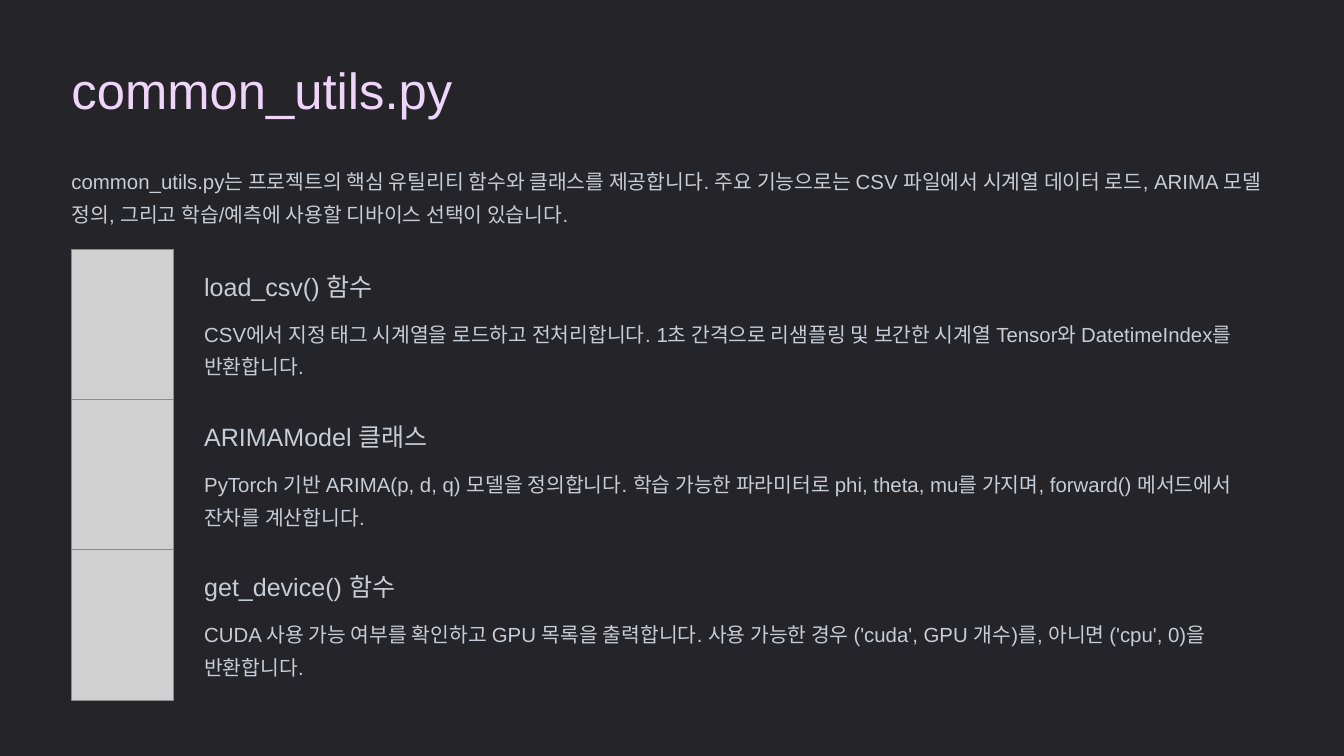
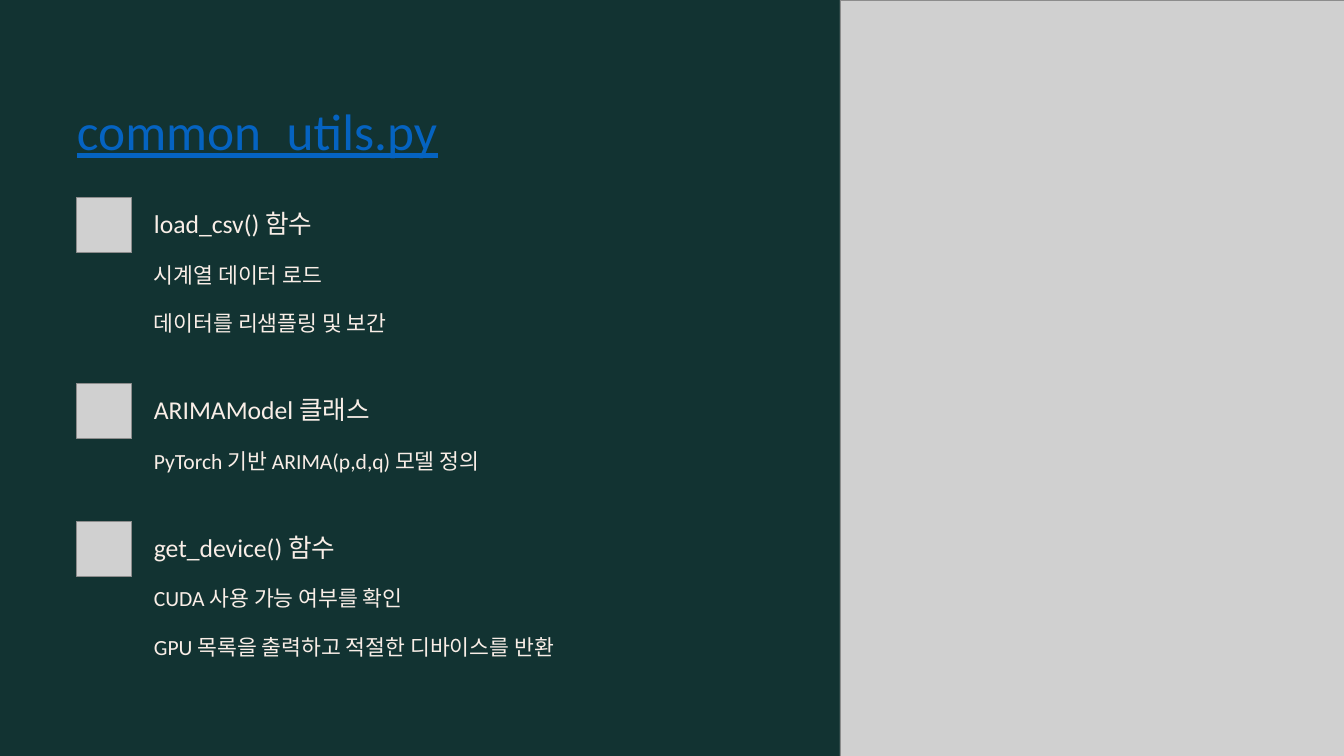
Before and after one commit to dhkeum9886/kmu-deeplearning, a slide deck: slide 6 of 과제/딥러닝특론_8주차과제_K2025029_금동환.pptx. Drawn at 1344x756 pixels with LibreOffice and Linux fonts; fonts in the diff are those of the drawing; grey boxes stand for pictures; background and template pictures are left out. Boxes give left, top, right and bottom in pixels: in the first picture for what was removed or moved away, otherwise in the second. Text is boxed around its words. In the diff, an @@ line names an element or a change of style, - is before the commit and + after.

```diff
--- a/과제/딥러닝특론_8주차과제_K2025029_금동환.pptx
+++ b/과제/딥러닝특론_8주차과제_K2025029_금동환.pptx
@@ background #FFFFFF to #000000 @@
@@ rectangle at [0,0,1344,756]: fill #242429 to #123332 @@
@@ picture added at [840,0,1344,756] @@
@@ text "common_utils.py": place and size @@
-text "common_utils.py" at [71,72,452,120]
+text "common_utils.py" at [77,114,437,158]
@@ text "common_utils.py" at [77,114,437,158]: size 43.5 to 44 pt, font Arial to Calibri, text colour #EFD5FA to #0563C1, underline on; line spacing 54.5pt to 55pt @@
@@ text removed at [71,172,1261,225] @@
-common_utils.py는 프로젝트의 핵심 유틸리티 함수와 클래스를 제공합니다. 주요 기능으로는 CSV 파일에서 시계열 데이터 로드, ARIMA 모델 정의, 그리고 학습/예측에 사용할 디바이스 선택이 있습니다.
@@ picture added at [77,197,132,252] @@
@@ size 21.5 to 22 pt, font Arial to Calibri, text colour #C7CDD6 to #F9EEE7; line spacing 27pt to 27.5pt in 3 elements at [154,397,370,421], [154,535,335,562], [154,211,312,237] @@
@@ text "load_csv() 함수": place and size @@
-text "load_csv() 함수" at [204,275,373,301]
+text "load_csv() 함수" at [154,211,312,237]
@@ picture removed at [71,249,174,400] @@
@@ text added at [154,265,323,285], 18.5 pt, text #F9EEE7 @@
+시계열 데이터 로드
@@ text added at [154,313,387,333], 18.5 pt, text #F9EEE7 @@
+데이터를 리샘플링 및 보간
@@ text removed at [204,325,1232,376] @@
-CSV에서 지정 태그 시계열을 로드하고 전처리합니다. 1초 간격으로 리샘플링 및 보간한 시계열 Tensor와 DatetimeIndex를 반환합니다.
@@ picture added at [77,384,132,438] @@
@@ picture removed at [71,400,174,550] @@
@@ text "ARIMAModel 클래스": place and size @@
-text "ARIMAModel 클래스" at [204,425,428,448]
+text "ARIMAModel 클래스" at [154,397,370,421]
@@ text added at [154,451,480,473], 18.5 pt, text #F9EEE7 @@
+PyTorch 기반 ARIMA(p,d,q) 모델 정의
@@ text removed at [204,475,1231,527] @@
-PyTorch 기반 ARIMA(p, d, q) 모델을 정의합니다. 학습 가능한 파라미터로 phi, theta, mu를 가지며, forward() 메서드에서 잔차를 계산합니다.
@@ picture added at [77,522,132,576] @@
@@ text "get_device() 함수": place and size @@
-text "get_device() 함수" at [204,575,395,601]
+text "get_device() 함수" at [154,535,335,562]
@@ picture removed at [71,550,174,701] @@
@@ text added at [154,588,403,608], 18.5 pt, text #F9EEE7 @@
+CUDA 사용 가능 여부를 확인
@@ text removed at [204,625,1205,677] @@
-CUDA 사용 가능 여부를 확인하고 GPU 목록을 출력합니다. 사용 가능한 경우 ('cuda', GPU 개수)를, 아니면 ('cpu', 0)을 반환합니다.
@@ text added at [154,637,554,657], 18.5 pt, text #F9EEE7 @@
+GPU 목록을 출력하고 적절한 디바이스를 반환
```
Also in this commit, not shown: 7 other slides changed, 5 slides added, 4 slides removed, 6 other files.
